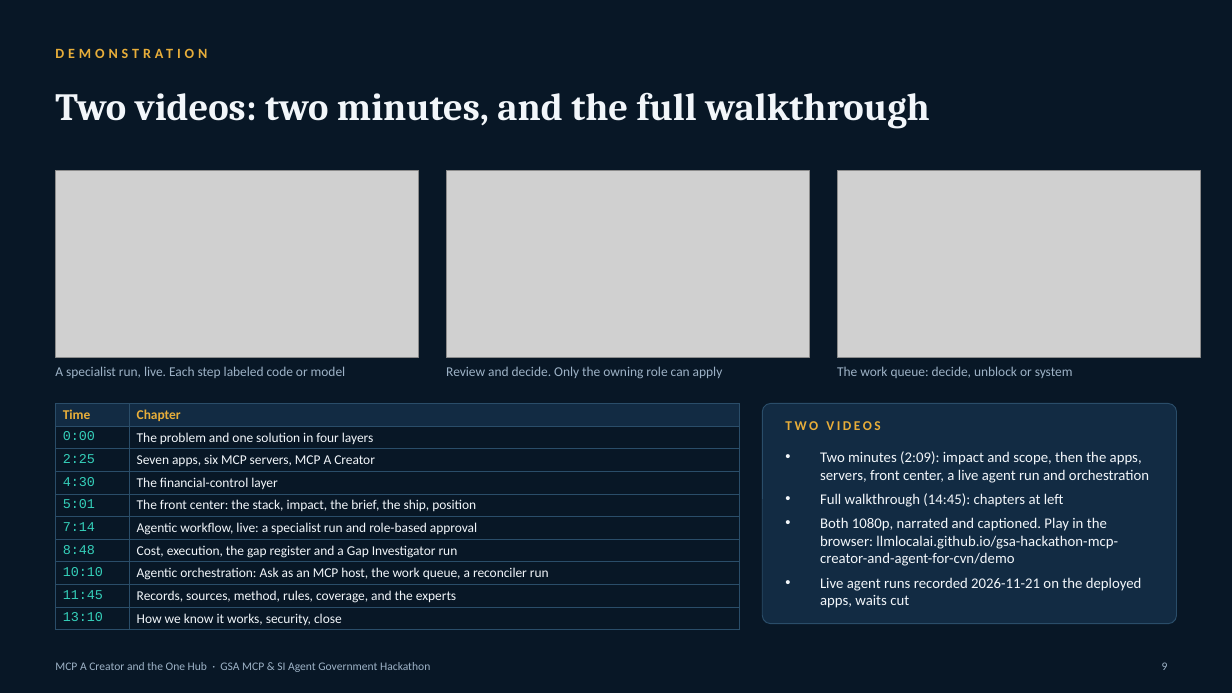
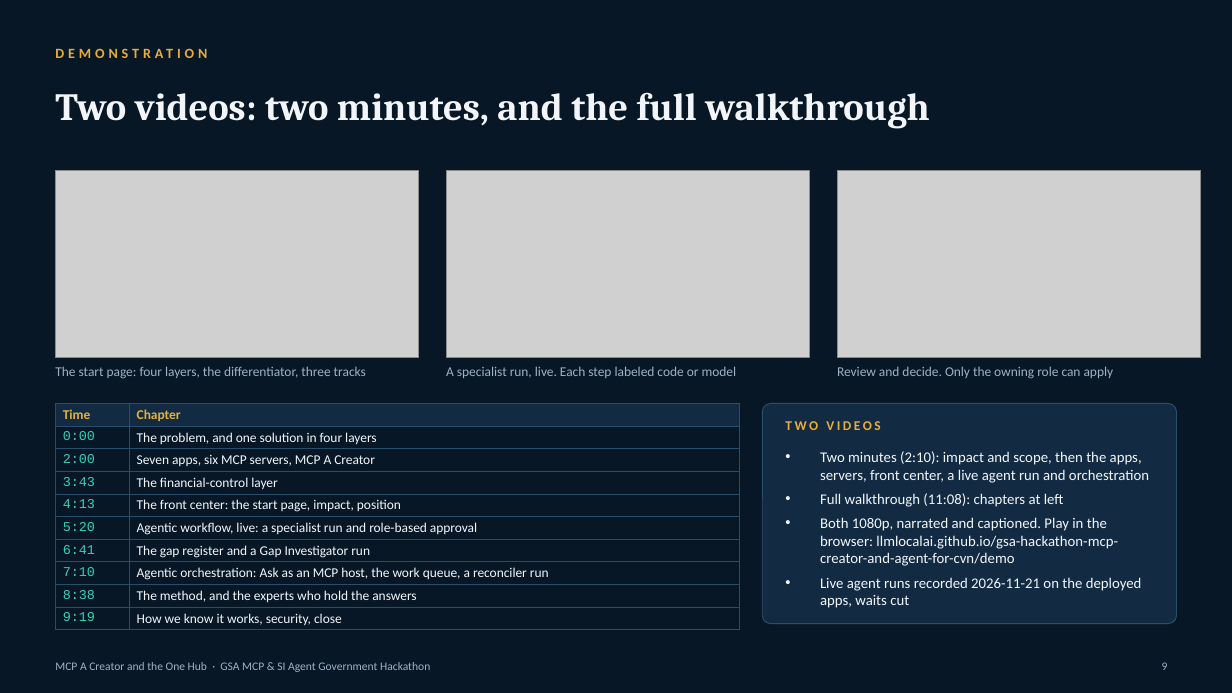
Before and after one commit to gsa-mcp-hackathon/gsa-hackathon-mcp-creator-and-agent-for-air-carrier, a slide deck: slide 9 of docs/submission/mcp-a-creator-one-hub-deck.pptx. Drawn at 1232x693 pixels with LibreOffice and Linux fonts; fonts in the diff are those of the drawing; grey boxes stand for pictures. Boxes give left, top, right and bottom in pixels: in the first picture for what was removed or moved away, otherwise in the second. Text is boxed around its words. In the diff, an @@ line names an element or a change of style, - is before the commit and + after.

```diff
--- a/docs/submission/mcp-a-creator-one-hub-deck.pptx
+++ b/docs/submission/mcp-a-creator-one-hub-deck.pptx
@@ text at (55,366,366,378): text changed @@
-A specialist run, live. Each step labeled code or model
+The start page: four layers, the differentiator, three tracks
@@ text at (446,366,737,378): text changed @@
-Review and decide. Only the owning role can apply
+A specialist run, live. Each step labeled code or model
@@ text at (837,366,1114,379): text changed @@
-The work queue: decide, unblock or system
+Review and decide. Only the owning role can apply
@@ table at (55,404,739,629) @@
-row 2, column 2: The problem and one solution in four layers
+row 2, column 2: The problem, and one solution in four layers
-row 3, column 1: 2:25
+row 3, column 1: 2:00
-row 4, column 1: 4:30
+row 4, column 1: 3:43
-row 5, column 1: 5:01
+row 5, column 1: 4:13
-row 5, column 2: The front center: the stack, impact, the brief, the ship, position
+row 5, column 2: The front center: the start page, impact, position
-row 6, column 1: 7:14
+row 6, column 1: 5:20
-row 7, column 1: 8:48
+row 7, column 1: 6:41
-row 7, column 2: Cost, execution, the gap register and a Gap Investigator run
+row 7, column 2: The gap register and a Gap Investigator run
-row 8, column 1: 10:10
+row 8, column 1: 7:10
-row 9, column 1: 11:45
+row 9, column 1: 8:38
-row 9, column 2: Records, sources, method, rules, coverage, and the experts
+row 9, column 2: The method, and the experts who hold the answers
-row 10, column 1: 13:10
+row 10, column 1: 9:19
@@ text at (820,451,1149,507): text changed @@
-• Two minutes (2:09): impact and scope, then the apps, servers, front center, a live agent run and orchestration
-• Full walkthrough (14:45): chapters at left
+• Two minutes (2:10): impact and scope, then the apps, servers, front center, a live agent run and orchestration
+• Full walkthrough (11:08): chapters at left
```
Also in this commit, not shown: 2 other slides changed, 1 slide added, 11 other files.
